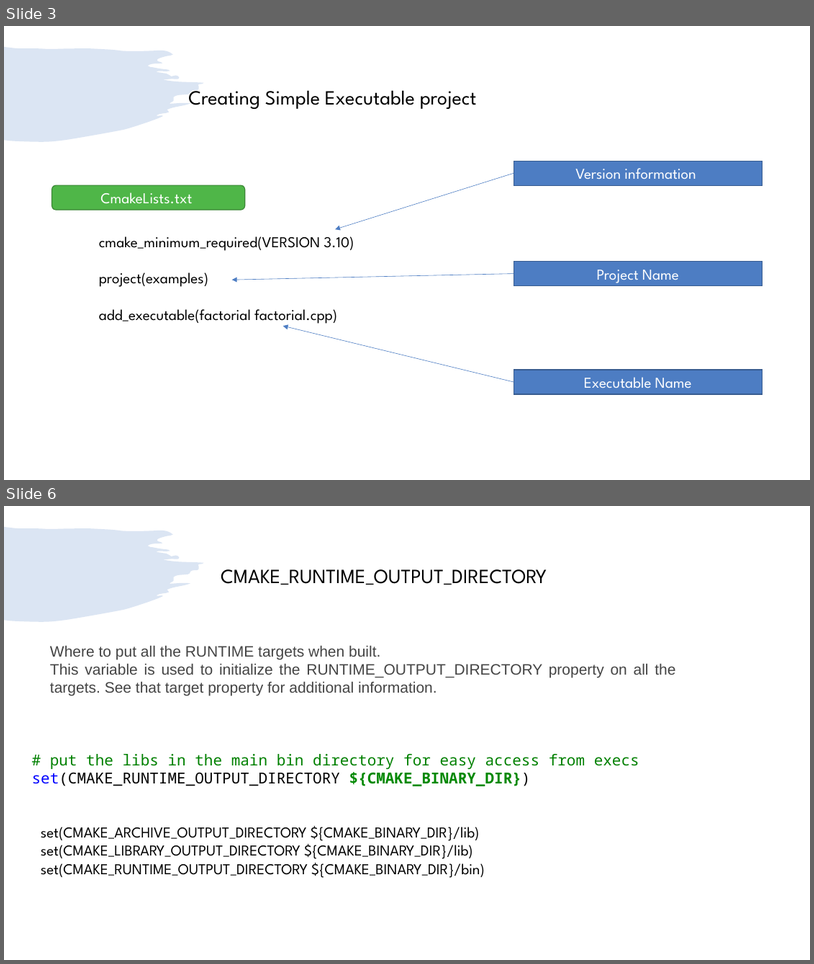
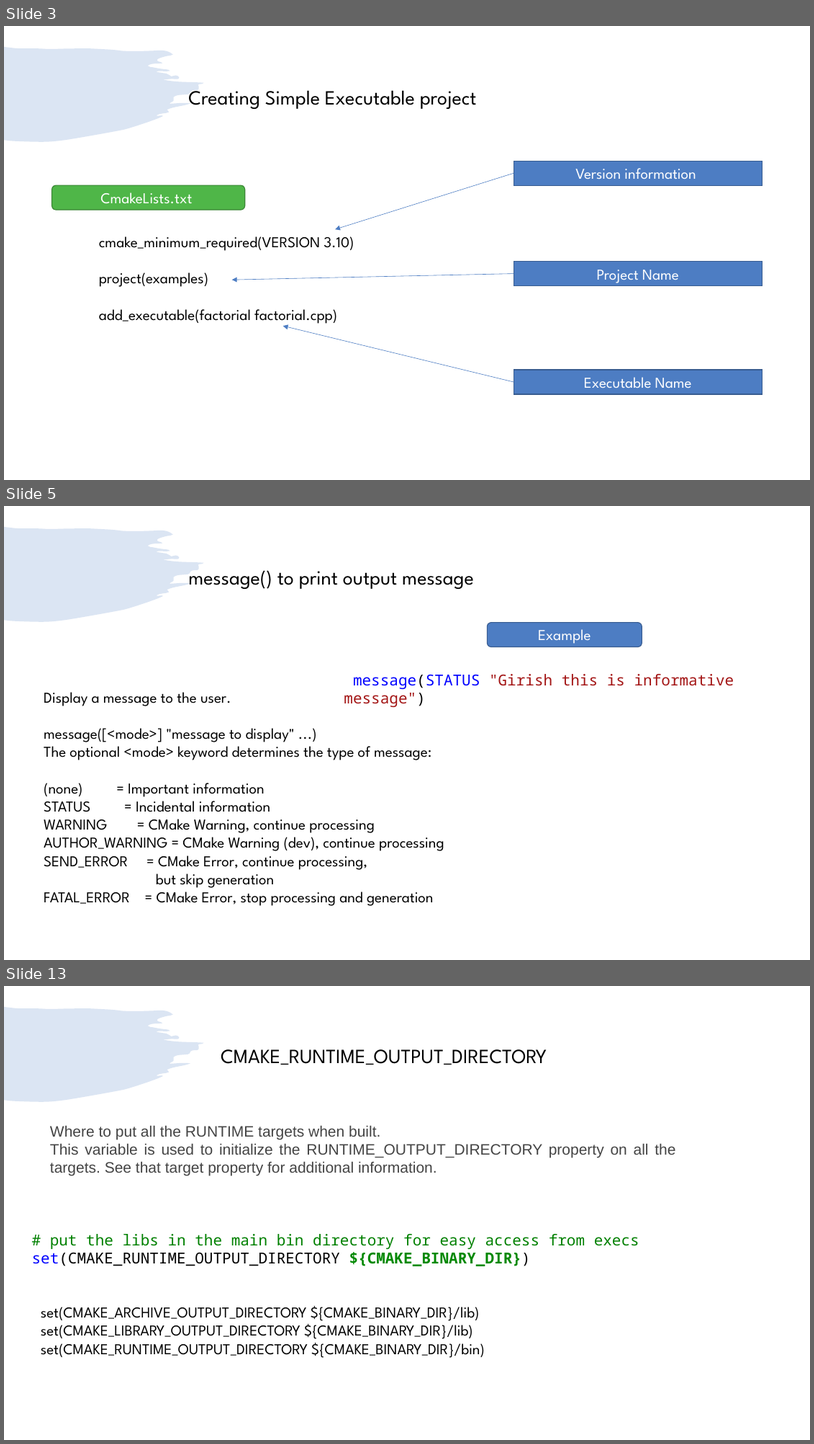
Before and after one commit to girishlande/cmake, a slide deck: learnings.pptx. Shown one above the other, each under a label of ours: slides 3 and 6 before the commit, slides 3, 5 and 13 after it; the slides between them are not shown. The pictures are 814x964 and 814x1444 pixels, drawn with LibreOffice and Linux fonts; fonts in the diff are those of the drawing. Boxes give left, top, right and bottom in pixels: in the first picture for what was removed or moved away, otherwise in the second. Text is boxed around its words. In the diff, an @@ line names an element or a change of style, - is before the commit and + after.

```diff
--- a/learnings.pptx
+++ b/learnings.pptx
@@ slide 5 added at (x1=4, y1=506, x2=810, y2=960), background #FFFFFF; not listed: 1 template element that a slide beside it also shows @@
@@ text added at (x1=188, y1=570, x2=474, y2=589), 24 pt, text #000000 @@
+message() to print output message
@@ rounded rectangle added at (x1=487, y1=622, x2=642, y2=646), fill #4D7DC3, outline #395C90 1 pt, 18 pt, text #FFFFFF @@
+Example
@@ text added at (x1=344, y1=674, x2=735, y2=707), 18 pt, text #A31515 @@
+message(STATUS "Girish this is informative message")
@@ text added at (x1=44, y1=692, x2=445, y2=906), 18 pt, text #000000 @@
+Display a message to the user.
+message([<mode>] "message to display" ...)
+The optional <mode> keyword determines the type of message:
+(none) = Important information
+STATUS = Incidental information
+WARNING = CMake Warning, continue processing
+AUTHOR_WARNING = CMake Warning (dev), continue processing
+SEND_ERROR = CMake Error, continue processing,
+but skip generation
+FATAL_ERROR = CMake Error, stop processing and generation
@@ what was slide 6 is now slide 13 @@
```
Also in this commit, not shown: 6 slides changed, 7 other slides added, 3 slides removed.
